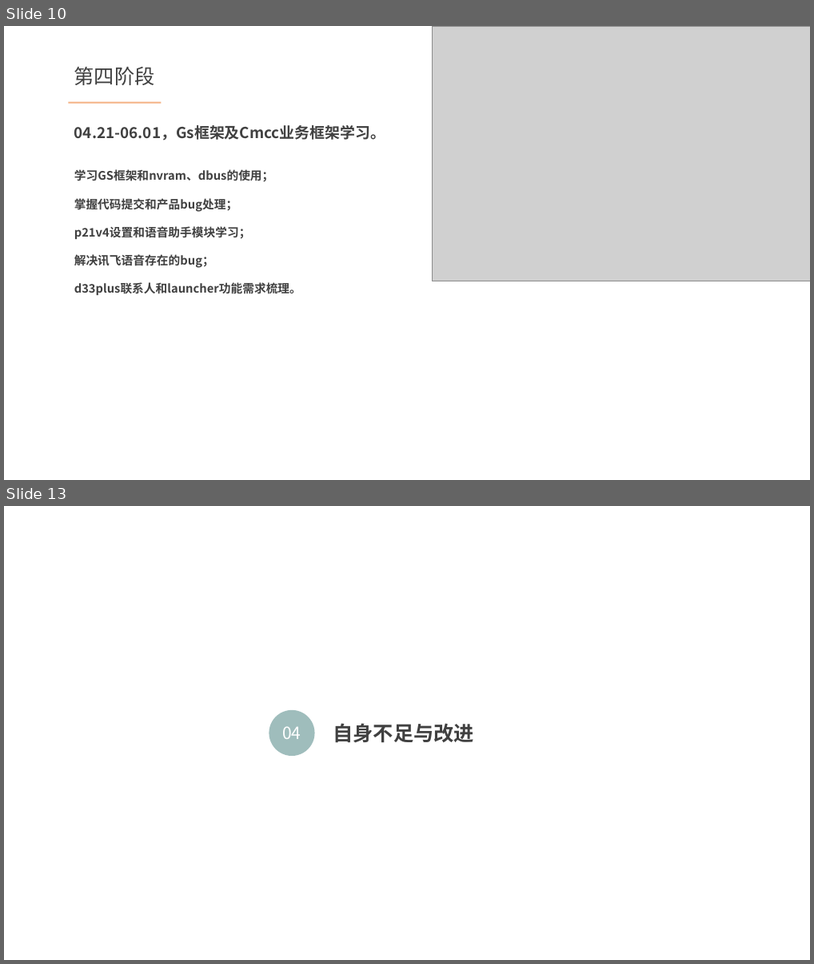
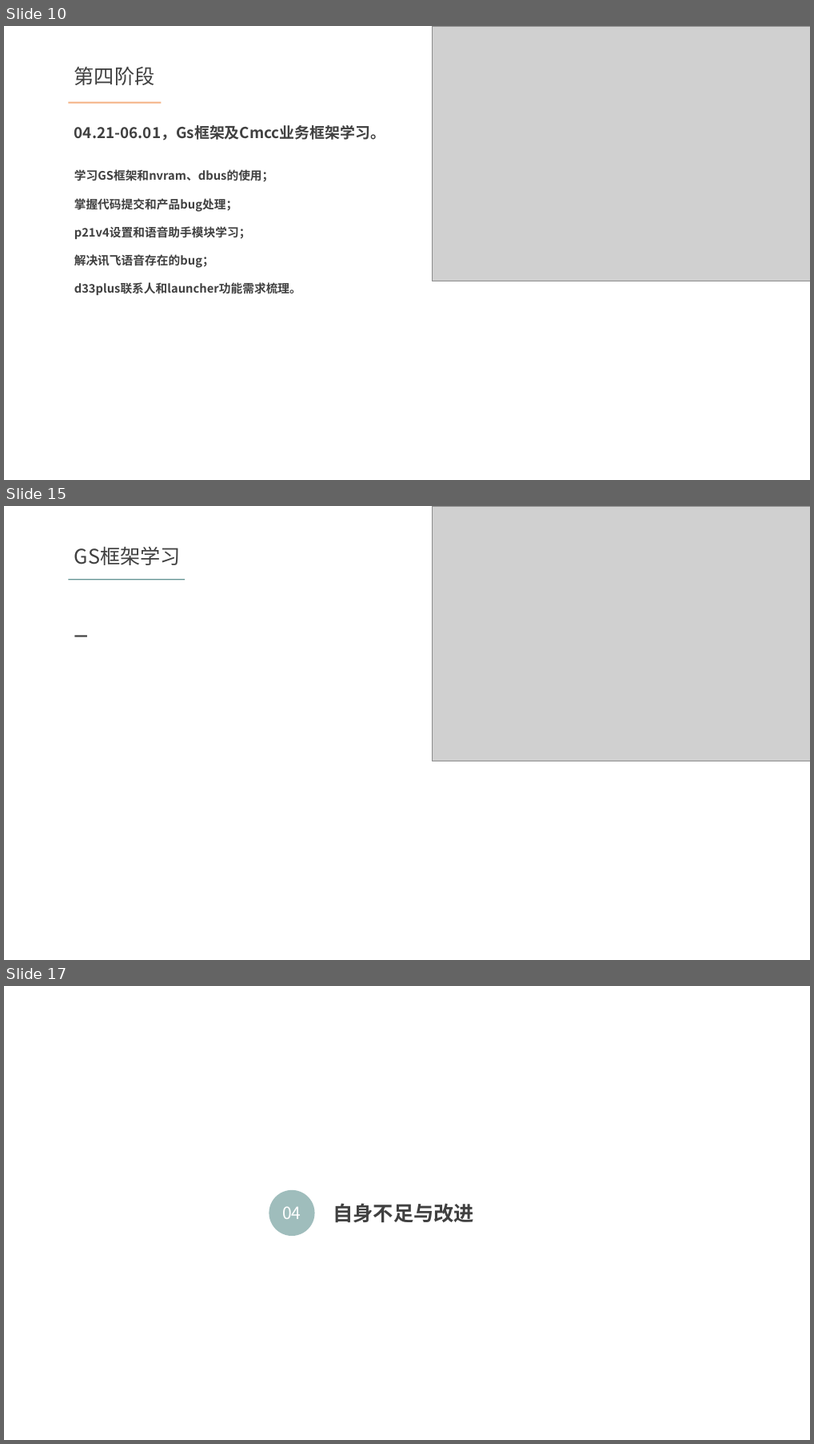
Before and after one commit to gs-wlzhou/FormalDefense, a slide deck: 转正答辩.pptx. Shown one above the other, each under a label of ours: slides 10 and 13 before the commit, slides 10, 15 and 17 after it; the slides between them are not shown. The pictures are 814x964 and 814x1444 pixels, drawn with LibreOffice and Linux fonts; fonts in the diff are those of the drawing; grey boxes stand for pictures. Boxes give left, top, right and bottom in pixels: in the first picture for what was removed or moved away, otherwise in the second. Text is boxed around its words. In the diff, an @@ line names an element or a change of style, - is before the commit and + after.

```diff
--- a/转正答辩.pptx
+++ b/转正答辩.pptx
@@ slide 15 added at box(4, 506, 810, 960), background #FFFFFF @@
@@ picture added at box(432, 506, 810, 761) @@
@@ text added at box(74, 546, 181, 565), 24 pt, text #404040 @@
+GS框架学习
@@ rectangle added at box(68, 579, 185, 580), fill #659594 @@
@@ text added at box(74, 635, 88, 637), 16 pt, text #404040, bold @@
+一
@@ what was slide 13 is now slide 17 @@
```
Also in this commit, not shown: 2 slides changed, 3 other slides added.
